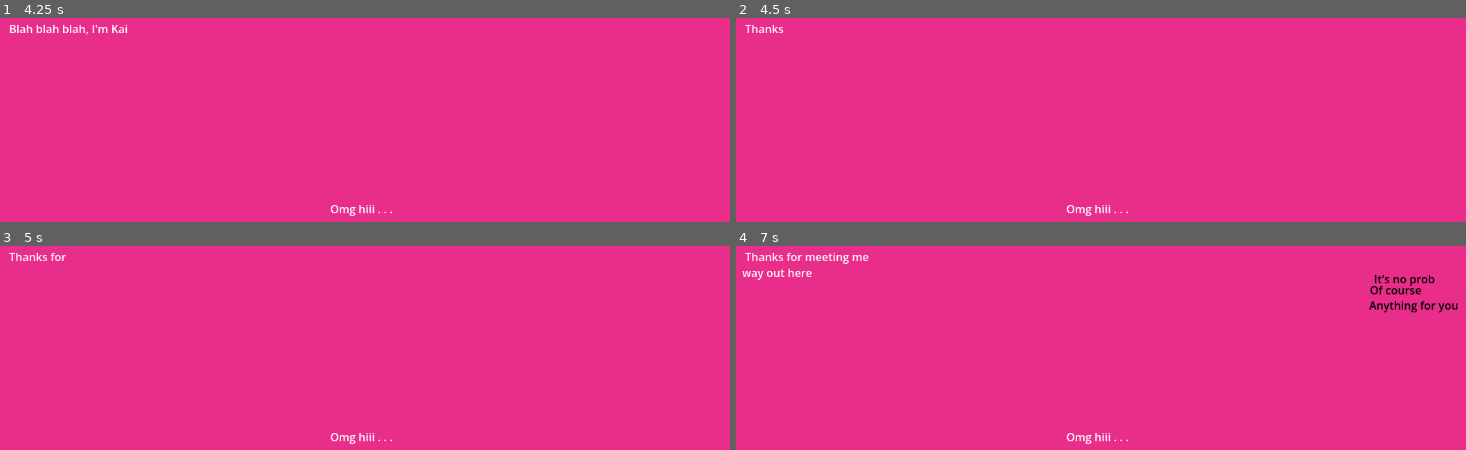
Above: before the commit, frames 1-4 (two rows, left to right).
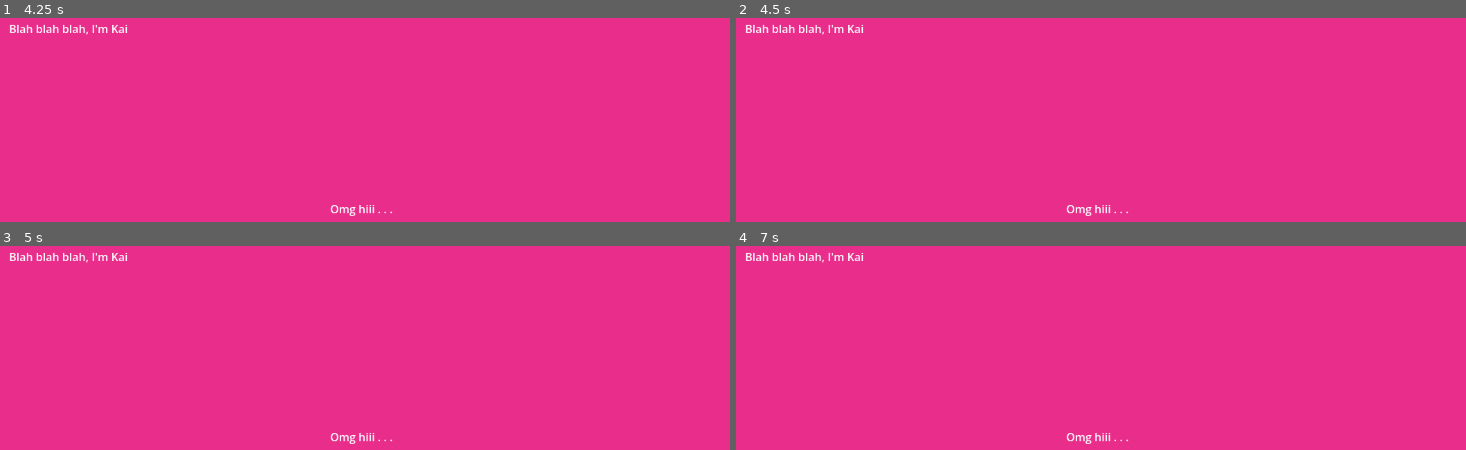
Above: after the commit, the same moments.

Repository: Chas-w/101_Lesbian_Dates
Game: Godot game, scene res://Templates/Scenes/issue_template.tscn
Same seed, same stepped clock (60 frames per second), same inputs: the game is played once before the commit and once after it. The engine's default icon, where the game draws it, is replaced by a stand-in: a white triangle on a blue panel in a dark square.
Inputs:
- Up to frame 1 (4.25 s): tap Enter (Enter) at 0.5, 0.6, 1.35, 2.85, 3.5, 3.6 s; click "Hi!" at 2 s; tap Space at 2.75 s
- Up to frame 2 (4.5 s): tap Space at 4.25 s; tap Enter (Enter) at 4.35 s
- Up to frame 3 (5 s): no input
- Up to frame 4 (7 s): tap Enter (Enter) at 5.1, 5.75, 5.85, 6.6 s

Frame 1 is identical in both runs. In frame 2, 0.3% of the frame differs, in the area x 1-18%, y 3-9%; in frame 3, 0.3%; in frame 4, 1.3%, in the area x 0-99%, y 3-33%.
Error after the commit: Invalid access to property or key 'One_off' on a base object of type 'Dictionary'. (res://Scripts/dialogue_manager.gd:98)

Commit message:
put some more features in the dialogue system

Diff:
--- a/Data/Issue_001.json
+++ b/Data/Issue_001.json
@@ -33,6 +33,38 @@
 				"Vibe" : "Flirty",
 				"One_off" : false,
 				"Interruption" : false
+			},
+			{
+				"Status" : "jesus",
+				"Status_is_Array" : false,
+				"Line" : "jesus christ I'm so scared",
+				"Vibe" : "Flirty",
+				"One_off" : true,
+				"Interruption" : false
+			},
+			{
+				"Status" : "jesus",
+				"Status_is_Array" : false,
+				"Line" : "jesus christ I'm so scared",
+				"Vibe" : "Flirty",
+				"One_off" : true,
+				"Interruption" : false
+			},
+			{
+				"Status" : "sensative",
+				"Status_is_Array" : false,
+				"Line" : "my nips are so sensative though this is gonna hurt",
+				"Vibe" : "Flirty",
+				"One_off" : true,
+				"Interruption" : false
+			},
+			{
+				"Status" : "idiot",
+				"Status_is_Array" : false,
+				"Line" : "this is really stupid you know",
+				"Vibe" : "Flirty",
+				"One_off" : true,
+				"Interruption" : false
 			}
 		]
 	},
@@ -46,12 +78,12 @@
 				"Line" : "ok . . . ",
 				"Vibe" : "Friendly",
 				"Player_Response" : false,
-				"Next_Status" : "countdown_5",
+				"Next_Status" : "countdown 5",
 				"Response_Options" : null,
 				"Exit_Moment" : false
 			},
 			{
-				"Status" : "countdown_5",
+				"Status" : "countdown 5",
 				"Status_is_Array" : false,
 				"Line" : "5 . . . ",
 				"Vibe" : "Friendly",
@@ -63,11 +95,22 @@
 			{
 				"Status" : ["scared","just do it!","bad idea"]  ,
 				"Status_is_Array" : true,
-				"Line" : "haha it'll be ok. . . 4 . . . ",
+				"Line" : "haha it'll be ok . . . ",
 				"Vibe" : "Flirty",
 				"Player_Response" : false,
+				"Next_Status" : "countdown 4",
+				"Response_Options" : null,
+				"Exit_Moment" : false
+
+			},
+			{
+				"Status" : "countdown 4"  ,
+				"Status_is_Array" : false,
+				"Line" : "4 . . . ",
+				"Vibe" : "Flirty",
+				"Player_Response" : true,
 				"Next_Status" : "puncture",
-				"Response_Options" : null,
+				"Response_Options" : ["jesus", "sensative", "idiot"],
 				"Exit_Moment" : false
 
 			},
--- a/Scripts/dialogue_manager.gd
+++ b/Scripts/dialogue_manager.gd
@@ -17,7 +17,7 @@
 var date_dialogue_array
 var paul_dialogue_array
 var response_button_path = preload("res://Entities/response_button.tscn")
-
+var next_status : String
 
 @export_category("Dialogue_Status")
 var display_line : bool
@@ -46,10 +46,12 @@
 	if (waiting_for_progression):
 		progression_icon.visible = true
 		if (Input.is_action_just_pressed("Enter")):
-			if (current_dialogue.Player_Response):
+			print(speaker)
+			if (speaker == date_name && current_dialogue.Player_Response):
 				_progress_paul_response(current_dialogue.Next_Status)
-			else:
-				_progress_date_dialogue(current_dialogue.Next_Status)
+			elif ((speaker == date_name && !current_dialogue.Player_Response) || (speaker == "Paul" && (current_dialogue.One_off || current_dialogue.Interruption))):
+				print(next_status)
+				_progress_date_dialogue(next_status)
 			waiting_for_progression = false
 			progression_icon.visible = false
 
@@ -83,6 +85,9 @@
 				buffer = randf_range(.01,display_buffer)
 			else:
 				if (character == date_name):
+					if (current_dialogue.Next_Status != null):
+							next_status = current_dialogue.Next_Status
+							waiting_for_progression = true
 					if (current_dialogue.Response_Options != null):
 						_display_paul_options()
 					else:
@@ -90,7 +95,9 @@
 				display_line = false
 				setup_display = false
 				if (character == "Paul"):
-					_progress_date_dialogue(paul_status)
+					if (!current_dialogue.One_off && !current_dialogue.Interruption):
+						_progress_date_dialogue(paul_status)
+
 
 func _progress_date_dialogue(status : String): #used to call and display next dialogue option
 	if (!display_line):
